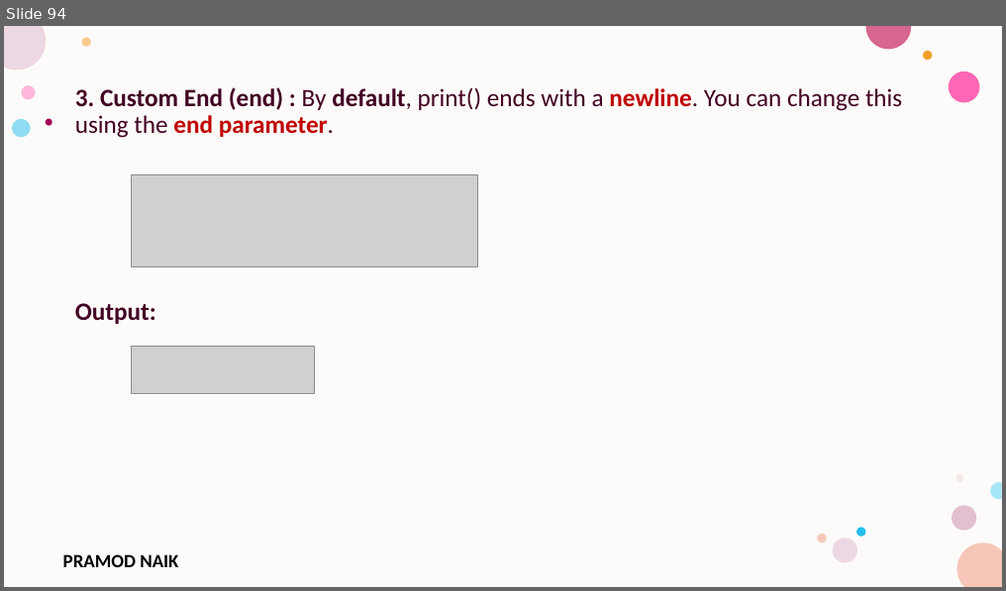
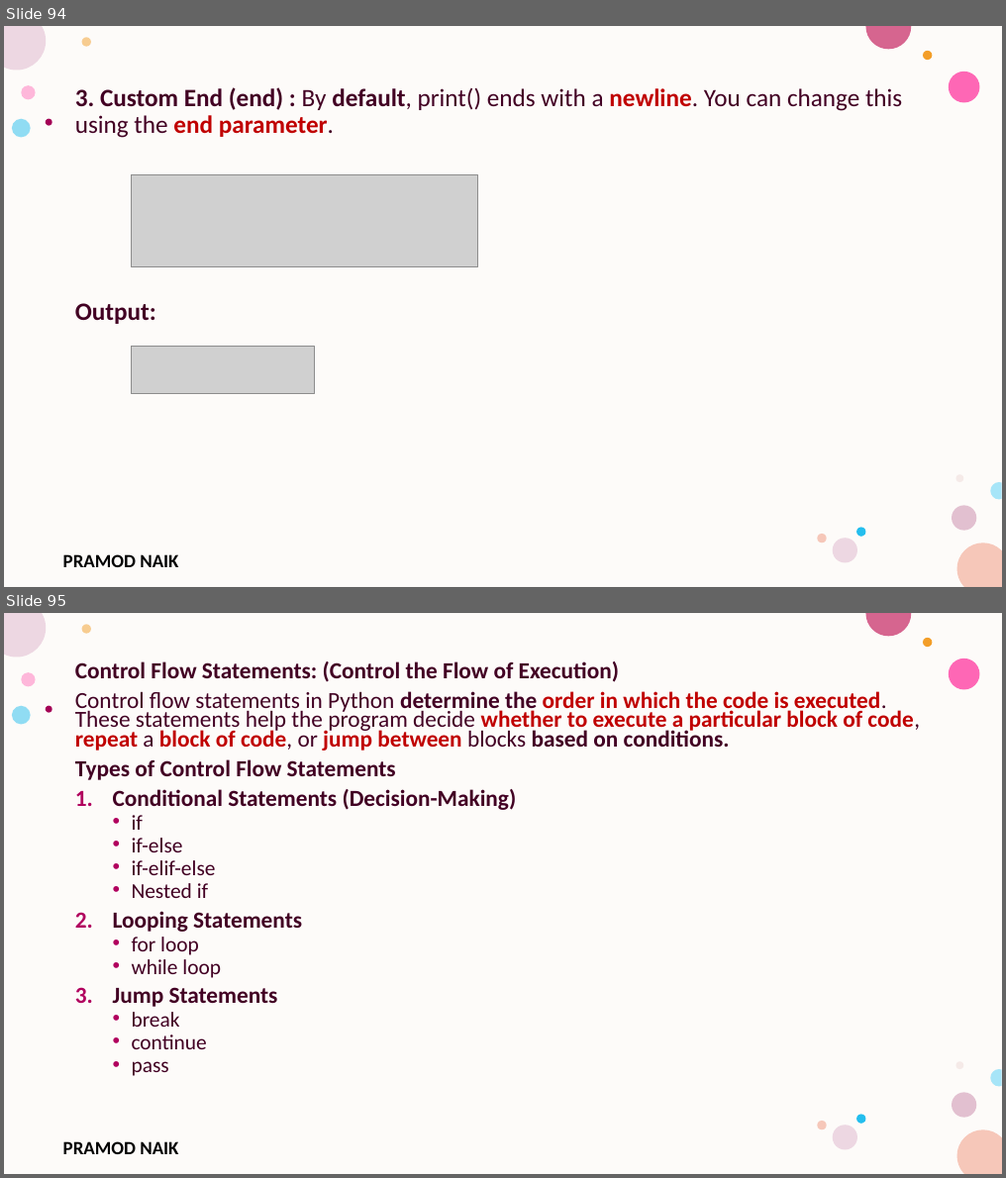
Before and after one commit to PRAMOD-VISHNU-NAIK/MCA-4th-Sem-Python-Shridevi-College, a slide deck: Theory Class-Notes/Module-1 Python Basic Concepts and Programming.pptx. Shown one above the other, each under a label of ours: slide 94 before the commit, slides 94 and 95 after it. The pictures are 1006x591 and 1006x1178 pixels, drawn with LibreOffice and Linux fonts; fonts in the diff are those of the drawing; grey boxes stand for pictures; background and template pictures are left out. Boxes give left, top, right and bottom in pixels: in the first picture for what was removed or moved away, otherwise in the second. Text is boxed around its words. In the diff, an @@ line names an element or a change of style, - is before the commit and + after.

```diff
--- a/Theory Class-Notes/Module-1 Python Basic Concepts and Programming.pptx
+++ b/Theory Class-Notes/Module-1 Python Basic Concepts and Programming.pptx
@@ slide 95 added at [4, 613, 1002, 1174], background #FFFFFF; not listed: 17 template elements that a slide beside it also shows @@
@@ text added at [75, 662, 920, 1076], 22.2 pt, text #420023, bold @@
+Control Flow Statements: (Control the Flow of Execution)
+Control flow statements in Python determine the order in which the code is executed. These statements help the program decide whether to execute a particular block of code, repeat a block of code, or jump between blocks based on conditions.
+Types of Control Flow Statements
+1. Conditional Statements (Decision-Making)
+  • if
+  • if-else
+  • if-elif-else
+  • Nested if
+2. Looping Statements
+  • for loop
+  • while loop
+3. Jump Statements
+  • break
+  • continue
+  • pass
```
Also in this commit, not shown: 1 slide changed, 42 other slides added, 1 slide removed.
